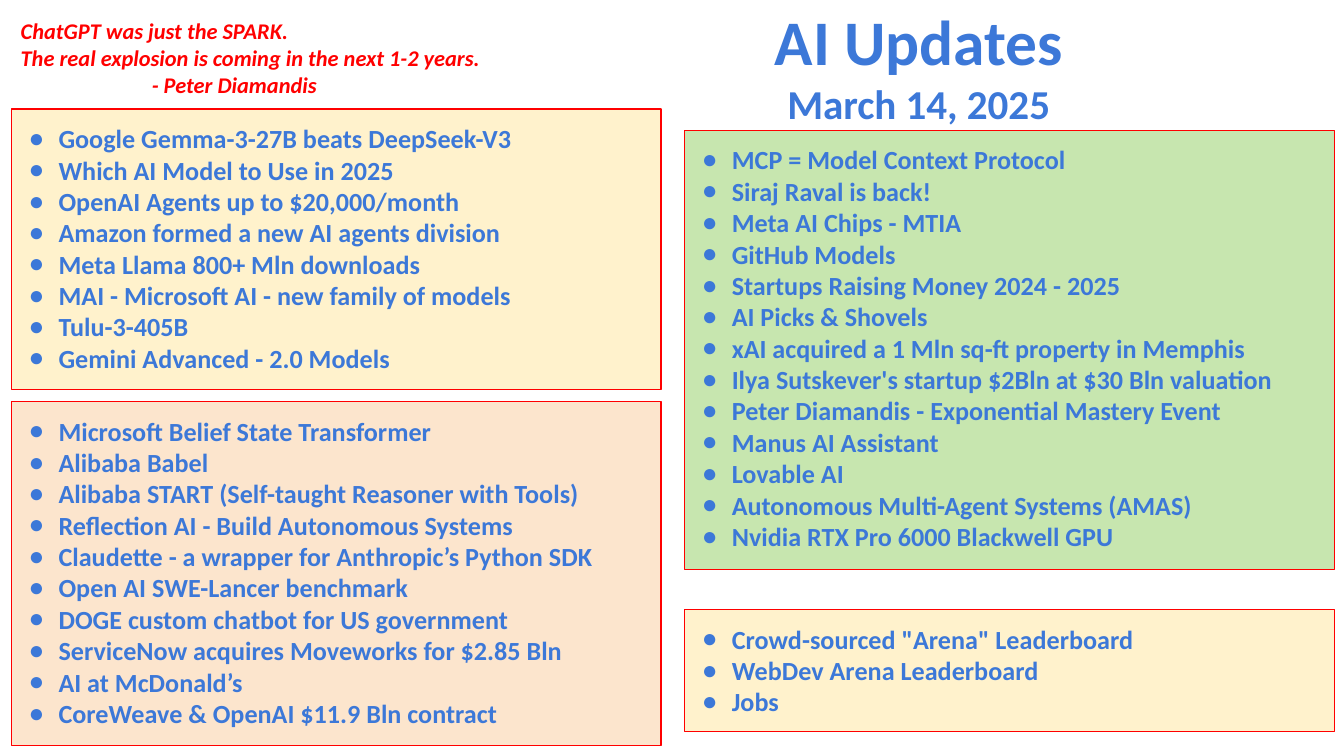
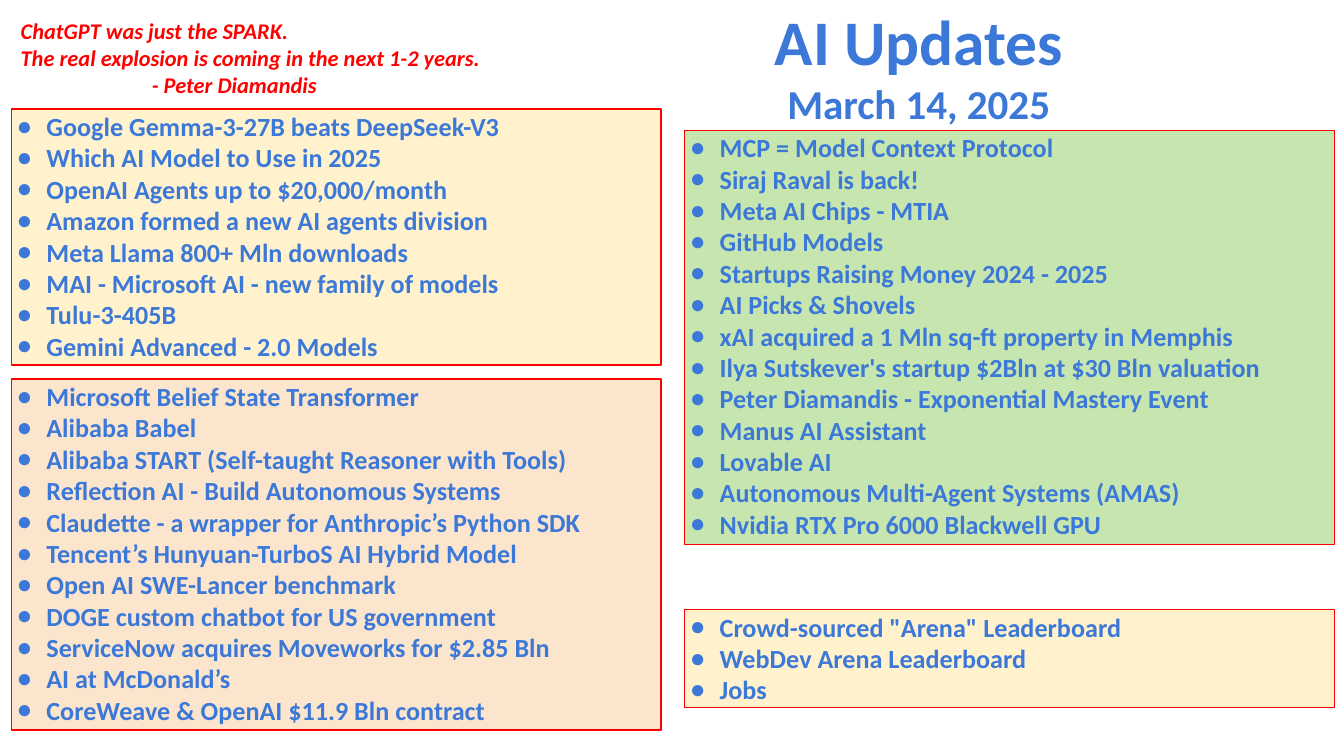
Before and after one commit to lselector/seminar, a slide deck: slide 1 of 2025/2025-03-14-AI-Updates.pptx. Drawn at 1344x756 pixels with LibreOffice and Linux fonts; fonts in the diff are those of the drawing. Boxes give left, top, right and bottom in pixels: in the first picture for what was removed or moved away, otherwise in the second. Text is boxed around its words. In the diff, an @@ line names an element or a change of style, - is before the commit and + after.

```diff
--- a/2025/2025-03-14-AI-Updates.pptx
+++ b/2025/2025-03-14-AI-Updates.pptx
@@ rectangle "Google Gemma-3-27B beats DeepSeek-V3": place and size @@
-rectangle "Google Gemma-3-27B beats DeepSeek-V3" at [12, 109, 661, 390]
+rectangle "Google Gemma-3-27B beats DeepSeek-V3" at [12, 109, 661, 366]
@@ rectangle "MCP = Model Context Protocol": place and size @@
-rectangle "MCP = Model Context Protocol" at [685, 130, 1335, 570]
+rectangle "MCP = Model Context Protocol" at [685, 130, 1335, 544]
@@ rectangle "Microsoft Belief State Transformer": place and size @@
-rectangle "Microsoft Belief State Transformer" at [12, 402, 661, 746]
+rectangle "Microsoft Belief State Transformer" at [12, 379, 661, 730]
@@ text in rectangle at [46, 544, 517, 567]: paragraph added @@
+● Tencent’s Hunyuan-TurboS AI Hybrid Model
@@ rectangle "Crowd-sourced "Arena" Leaderboard": place and size @@
-rectangle "Crowd-sourced "Arena" Leaderboard" at [685, 610, 1335, 732]
+rectangle "Crowd-sourced "Arena" Leaderboard" at [685, 610, 1335, 708]
```
Also in this commit, not shown: 3 other slides changed.
